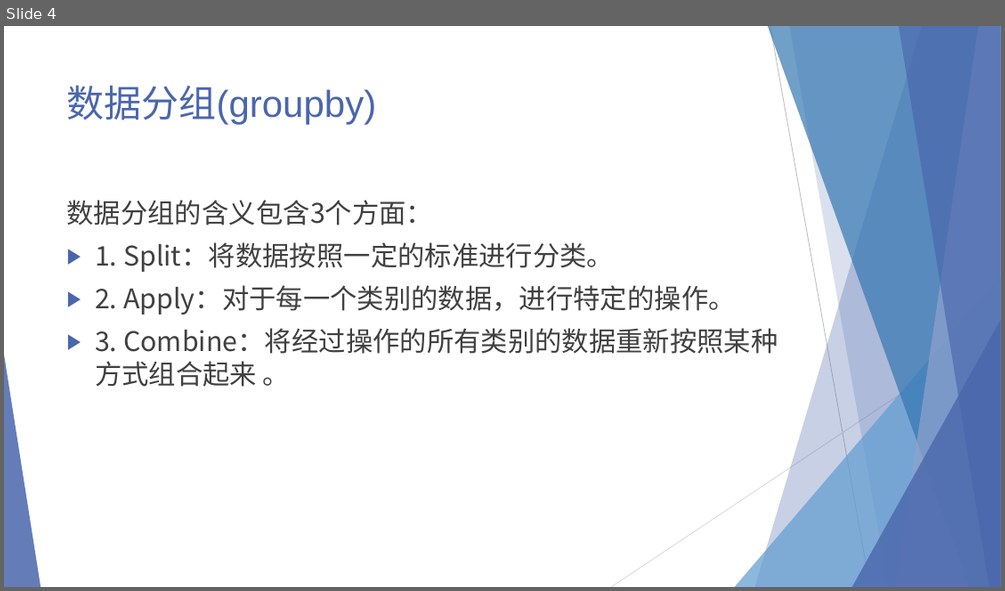
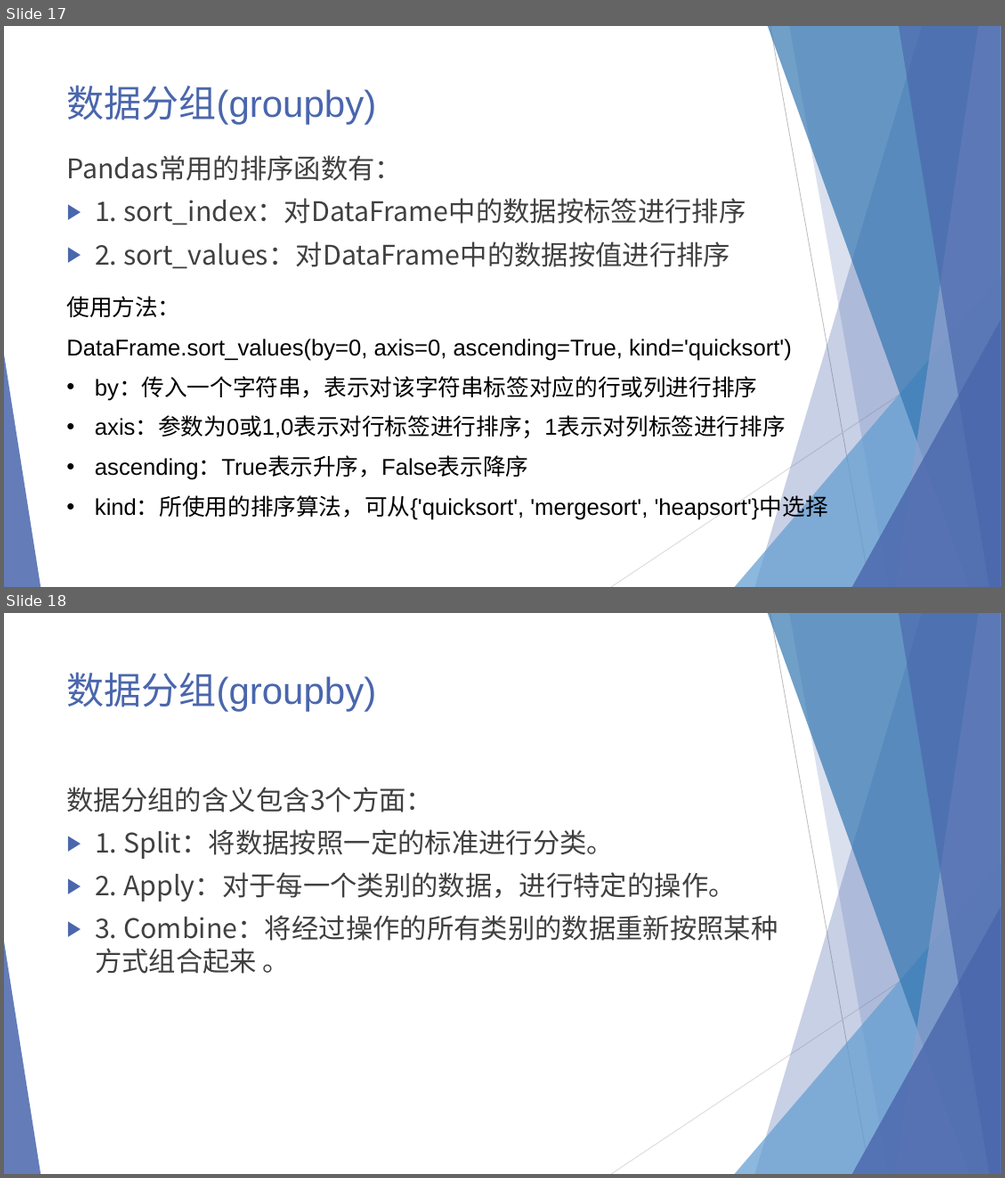
Before and after one commit to SSRSGJYD/pandas, a slide deck: doc/pandas.pptx. Shown one above the other, each under a label of ours: slide 4 before the commit, slides 17 and 18 after it. The pictures are 1005x591 and 1005x1178 pixels, drawn with LibreOffice and Linux fonts; fonts in the diff are those of the drawing. Boxes give left, top, right and bottom in pixels: in the first picture for what was removed or moved away, otherwise in the second. Text is boxed around its words. In the diff, an @@ line names an element or a change of style, - is before the commit and + after.

Commit message:
finish ppt

```diff
--- a/doc/pandas.pptx
+++ b/doc/pandas.pptx
@@ slide 17 added at box(4, 26, 1001, 587), background #FFFFFF; not listed: 10 template elements that a slide beside it also shows @@
@@ title added at box(67, 85, 377, 125), 36 pt, text #4A66AC @@
+数据分组(groupby)
@@ text added at box(67, 155, 745, 269), 26 pt, text #404040 @@
+Pandas常用的排序函数有：
+▶ 1. sort_index：对DataFrame中的数据按标签进行排序
+▶ 2. sort_values：对DataFrame中的数据按值进行排序
@@ text added at box(66, 296, 828, 520), 22 pt, text #000000 @@
+使用方法：
+DataFrame.sort_values(by=0, axis=0, ascending=True, kind='quicksort')
+• by：传入一个字符串，表示对该字符串标签对应的行或列进行排序
+• axis：参数为0或1,0表示对行标签进行排序；1表示对列标签进行排序
+• ascending：True表示升序，False表示降序
+• kind：所使用的排序算法，可从{'quicksort', 'mergesort', 'heapsort'}中选择
@@ what was slide 4 is now slide 18 @@
```
Also in this commit, not shown: 13 other slides added, 2 other files.
